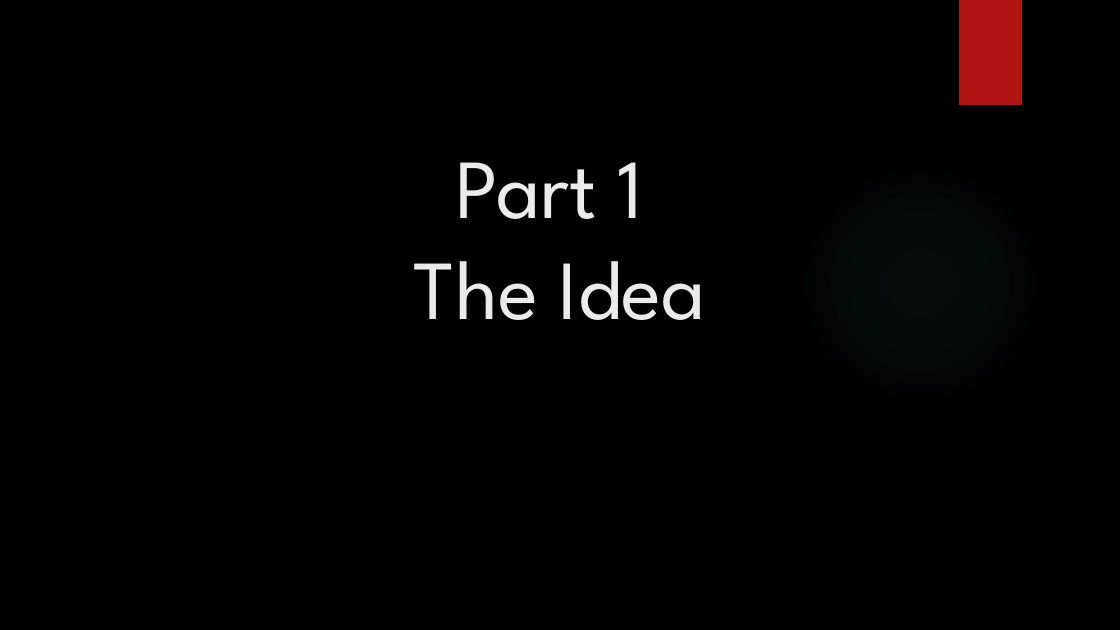
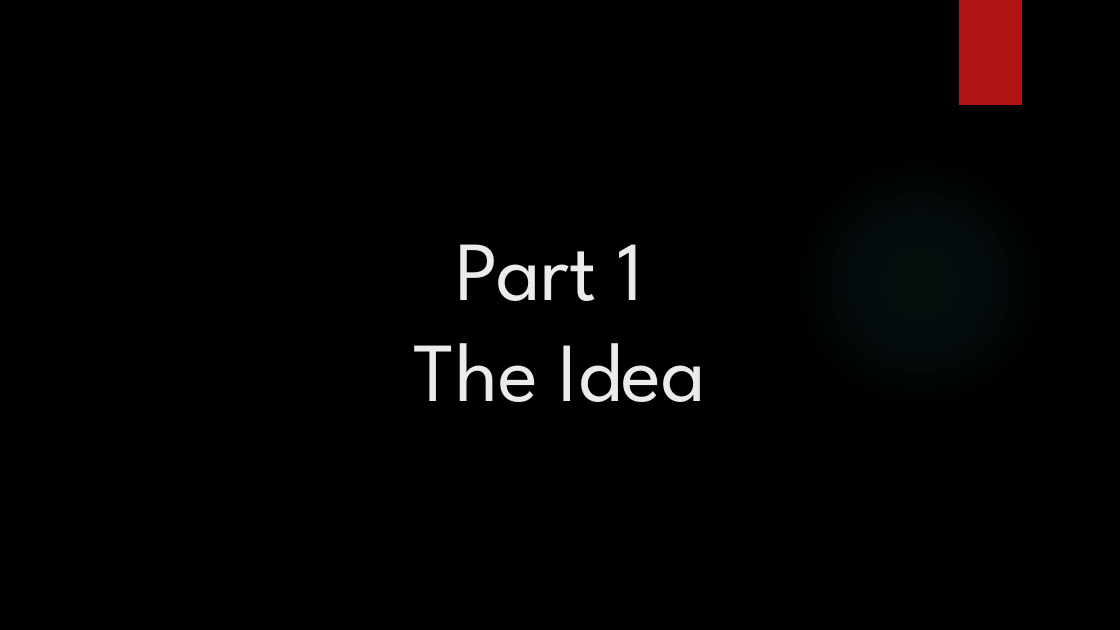
Before and after one commit to jaminologist/GopherLife, a slide deck: slide 5 of GopherLife.pptx (slide 4 before the commit). Drawn at 1120x630 pixels with LibreOffice and Linux fonts; fonts in the diff are those of the drawing; background and template pictures are left out. Boxes give left, top, right and bottom in pixels: in the first picture for what was removed or moved away, otherwise in the second. Text is boxed around its words. In the diff, an @@ line names an element or a change of style, - is before the commit and + after.

```diff
--- a/GopherLife.pptx
+++ b/GopherLife.pptx
@@ title "Part 1 The Idea": place and size @@
-title "Part 1 The Idea" at (414,162,706,320)
+title "Part 1 The Idea" at (414,244,706,402)
```
Also in this commit, not shown: 6 other slides changed, 2 slides removed, 6 other files.
